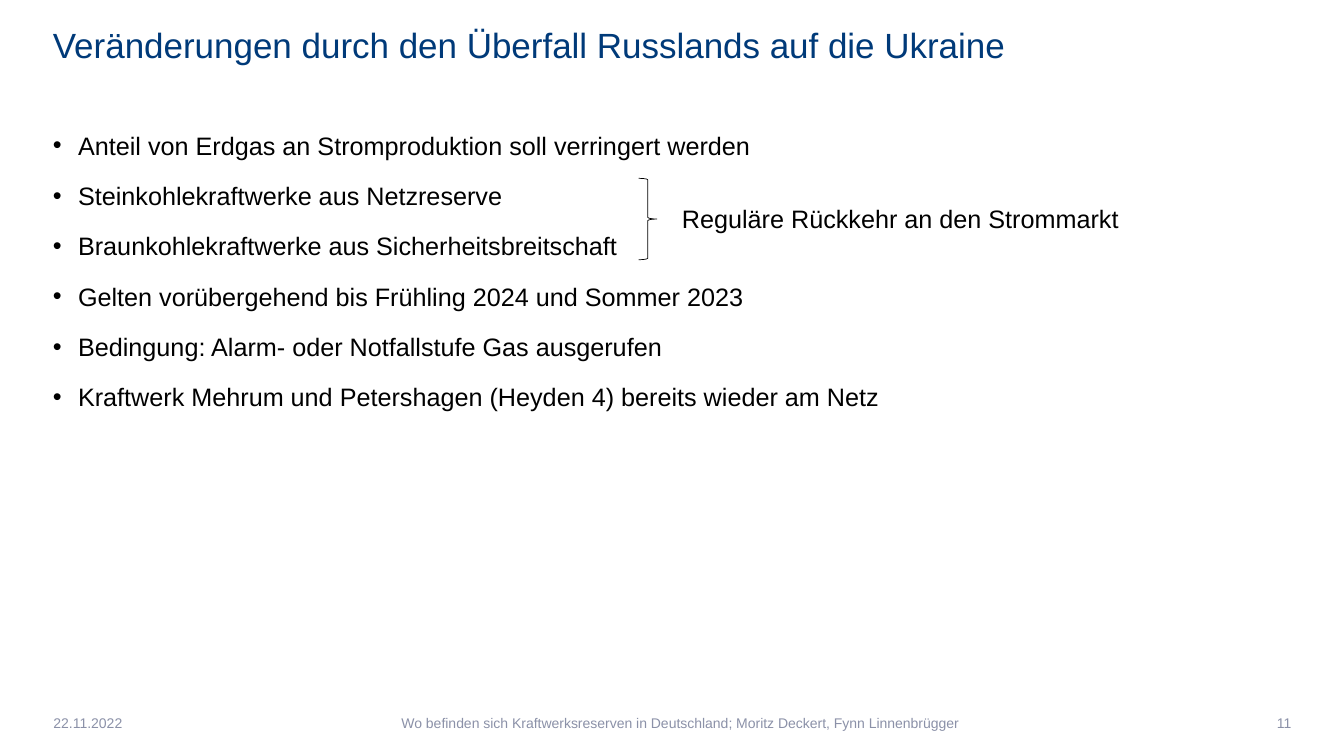
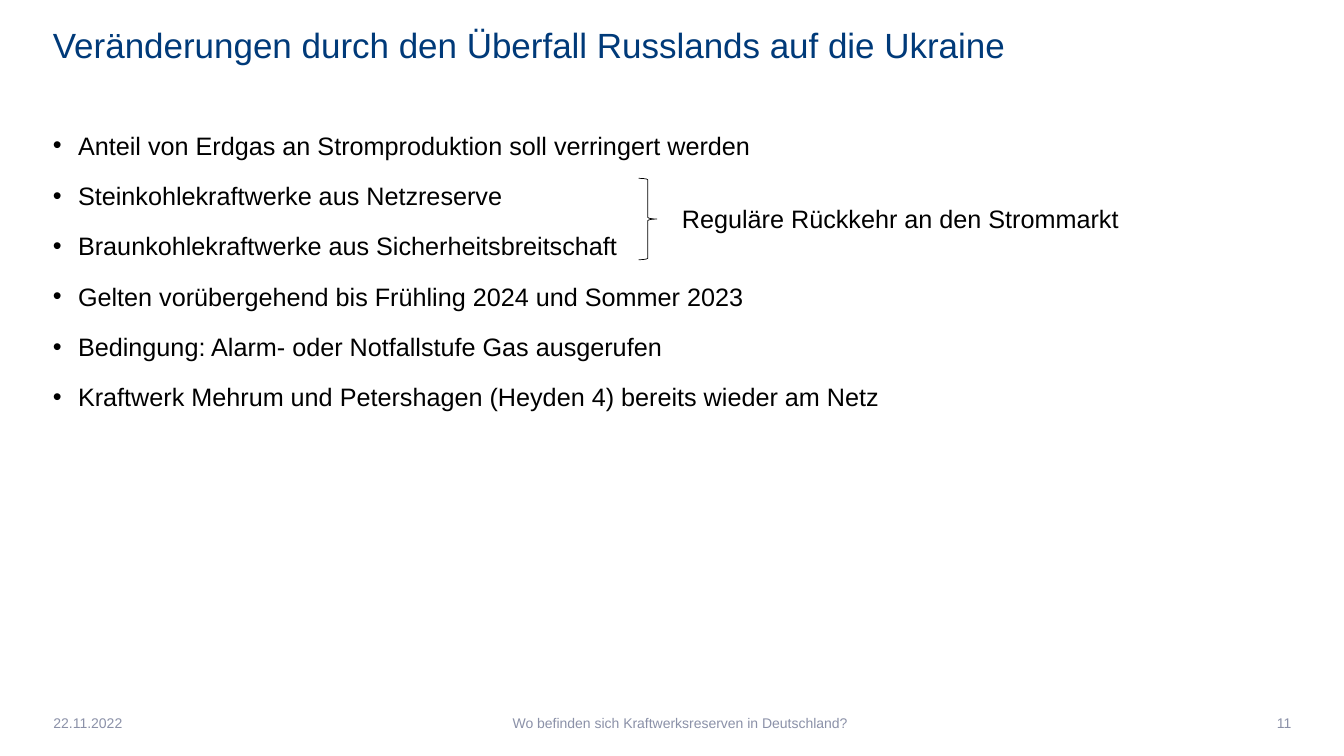
Before and after one commit to Febbyyyy/Regenerative-Energietechnik-Projekt, a slide deck: slide 11 of Präsentation - Wo befinden sich Kraftwerksreserven in Deutschland.pptx. Drawn at 1344x756 pixels with LibreOffice and Linux fonts; fonts in the diff are those of the drawing. Boxes give left, top, right and bottom in pixels: in the first picture for what was removed or moved away, otherwise in the second. Text is boxed around its words. In the diff, an @@ line names an element or a change of style, - is before the commit and + after.

```diff
--- a/Präsentation - Wo befinden sich Kraftwerksreserven in Deutschland.pptx
+++ b/Präsentation - Wo befinden sich Kraftwerksreserven in Deutschland.pptx
@@ text at box(513, 718, 847, 728): text changed @@
-Wo befinden sich Kraftwerksreserven in Deutschland; Moritz Deckert, Fynn Linnenbrügger
+Wo befinden sich Kraftwerksreserven in Deutschland?
```
Also in this commit, not shown: 9 other slides changed, 1 slide added, 1 slide removed, 2 other files.
